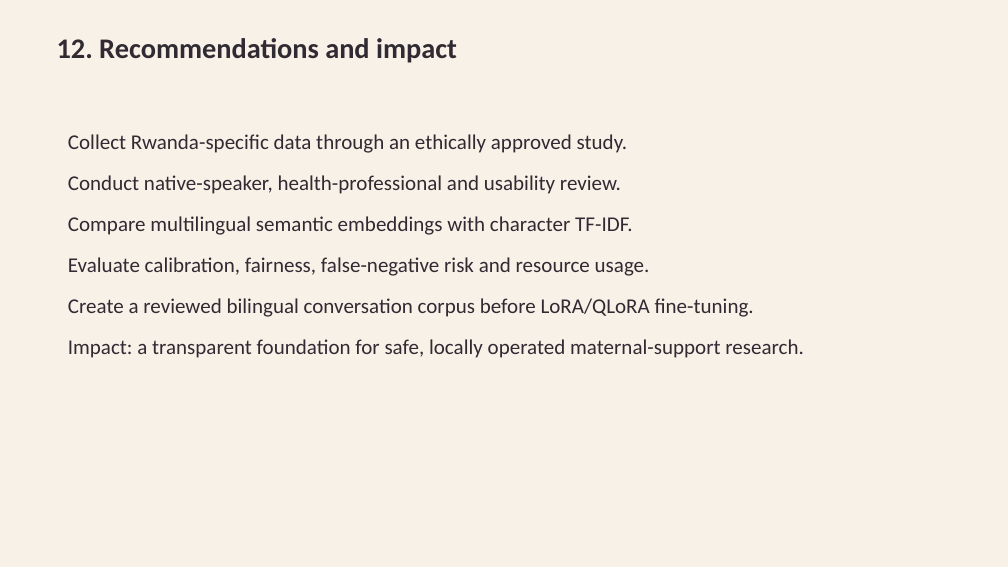
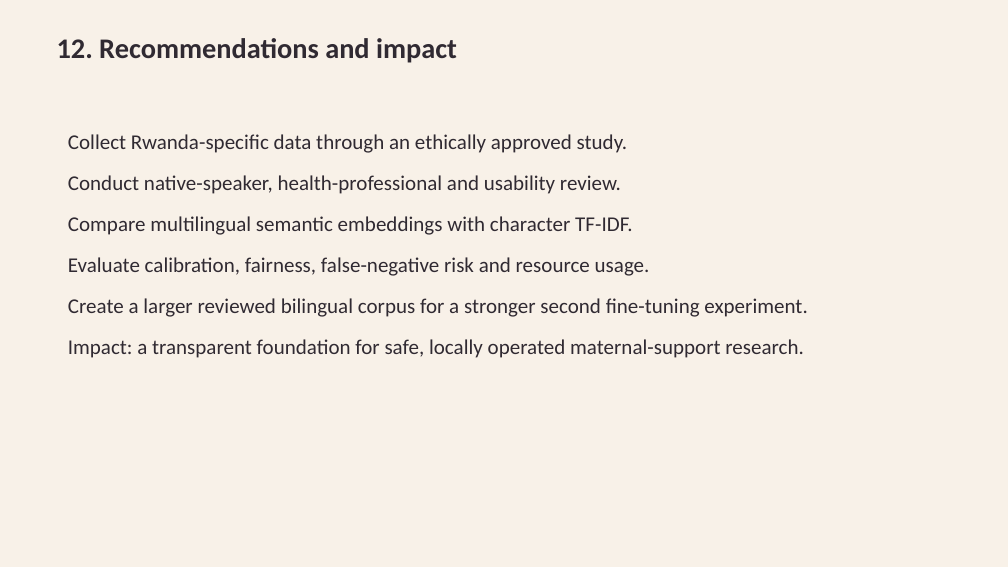
Before and after one commit to IrutingaboRaissa/UMUBYEYI, a slide deck: slide 13 of Umubyeyi_Presentation.pptx. Drawn at 1008x567 pixels with LibreOffice and Linux fonts; fonts in the diff are those of the drawing. Boxes give left, top, right and bottom in pixels: in the first picture for what was removed or moved away, otherwise in the second. Text is boxed around its words. In the diff, an @@ line names an element or a change of style, - is before the commit and + after.

```diff
--- a/Umubyeyi_Presentation.pptx
+++ b/Umubyeyi_Presentation.pptx
@@ text at (68, 298, 807, 317): text changed @@
-Create a reviewed bilingual conversation corpus before LoRA/QLoRA fine-tuning.
+Create a larger reviewed bilingual corpus for a stronger second fine-tuning experiment.
```
Also in this commit, not shown: 4 other slides changed, 49 other files.
